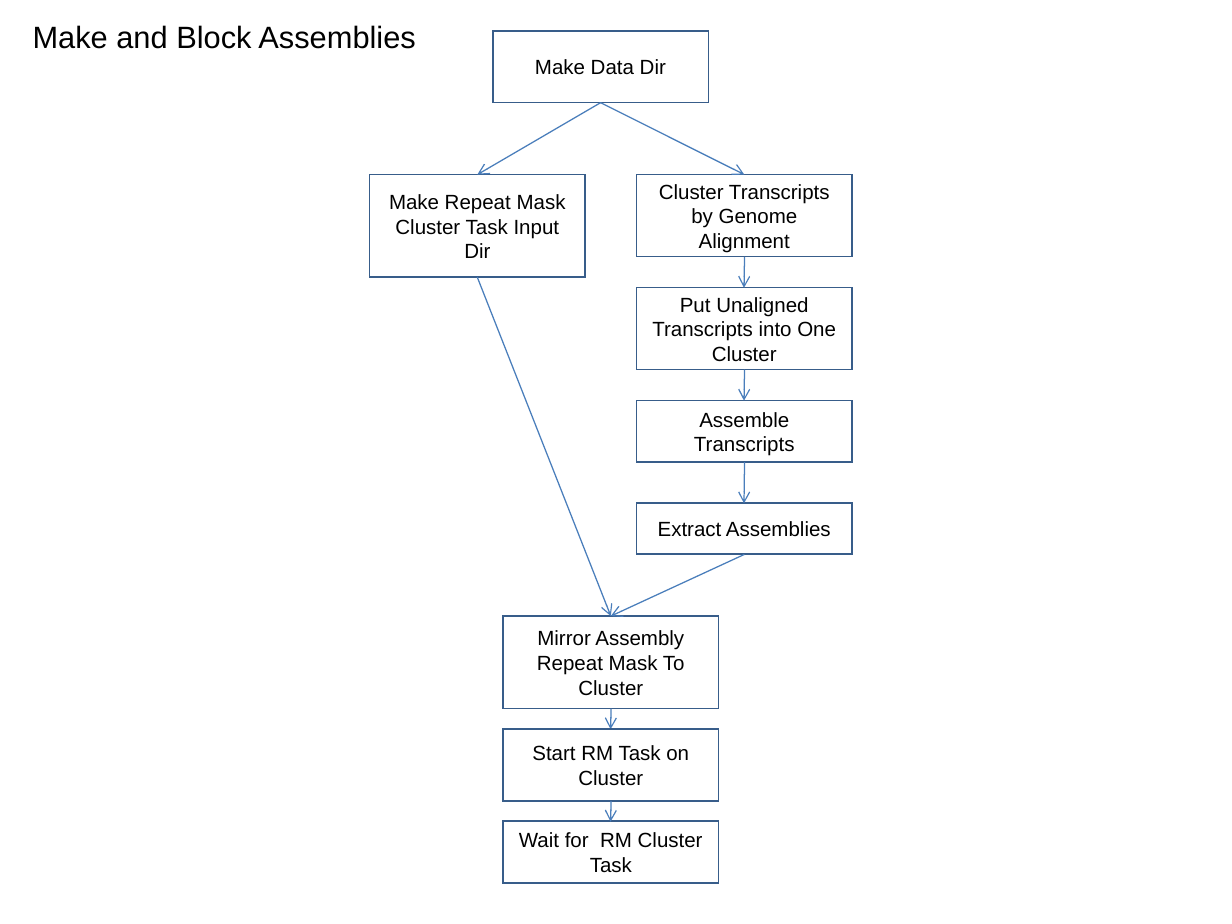
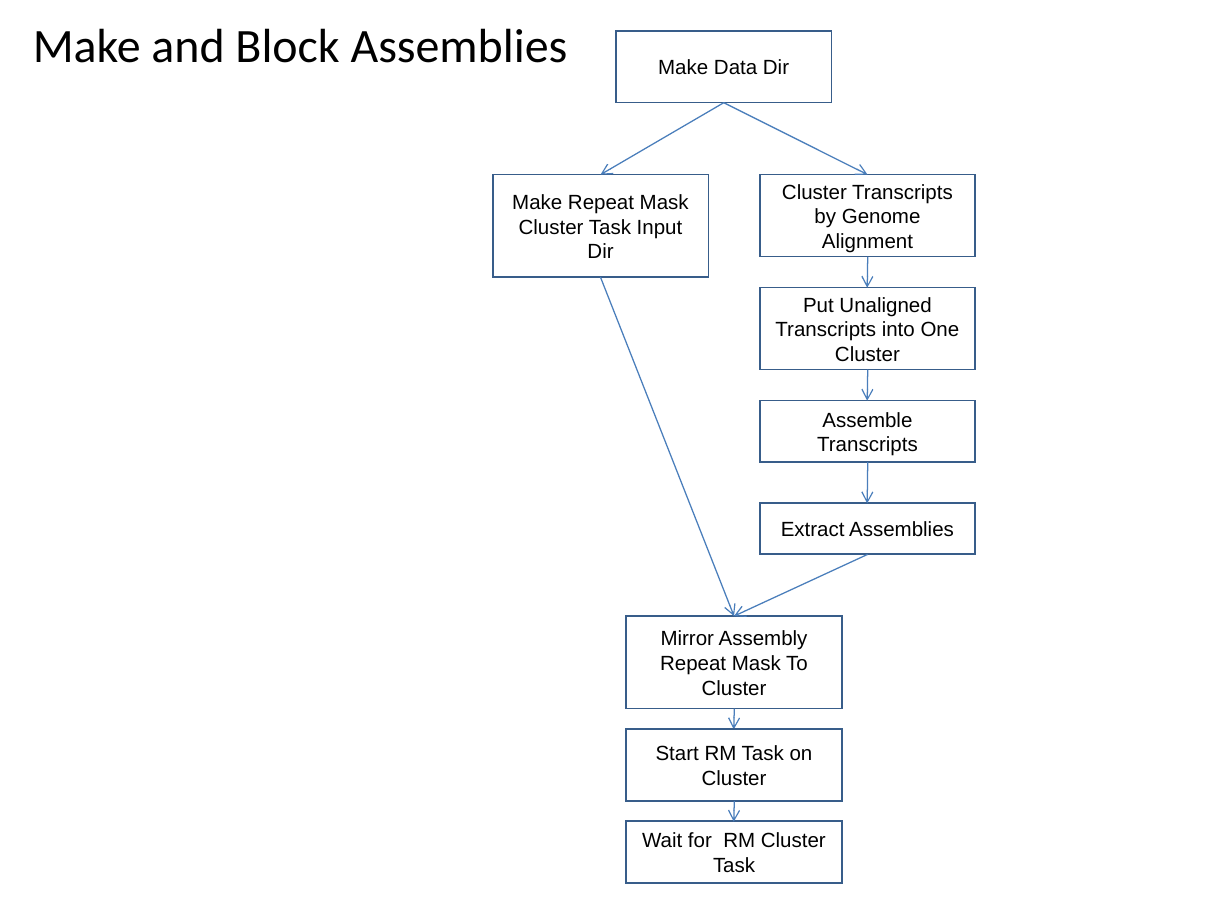
Before and after one commit to VEuPathDB/ApiCommonWorkflow, a slide deck: slide 21 of Main/doc/IntegratedWorkflow.ppt (slide 20 before the commit). Drawn at 1232x924 pixels with LibreOffice and Linux fonts; fonts in the diff are those of the drawing. Boxes give left, top, right and bottom in pixels: in the first picture for what was removed or moved away, otherwise in the second. Text is boxed around its words. In the diff, an @@ line names an element or a change of style, - is before the commit and + after.

```diff
--- a/Main/doc/IntegratedWorkflow.ppt
+++ b/Main/doc/IntegratedWorkflow.ppt
@@ title "Make and Block Assemblies" at bbox=[33, 28, 568, 63]: size 18 to 28 pt, font Arial to Calibri; vertical alignment top to middle @@
@@ arrow moved from (600, 102) - (744, 175) to (724, 102) - (600, 175) @@
@@ arrow moved from (601, 102) - (477, 175) to (723, 102) - (867, 175) @@
@@ 9 rectangles, 7 arrows: place and size @@
-9 rectangles, 7 arrows at bbox=[370, 31, 853, 883]
+9 rectangles, 7 arrows at bbox=[493, 31, 976, 883]
```
Also in this commit, not shown: 29 other slides changed, 1 slide added.
